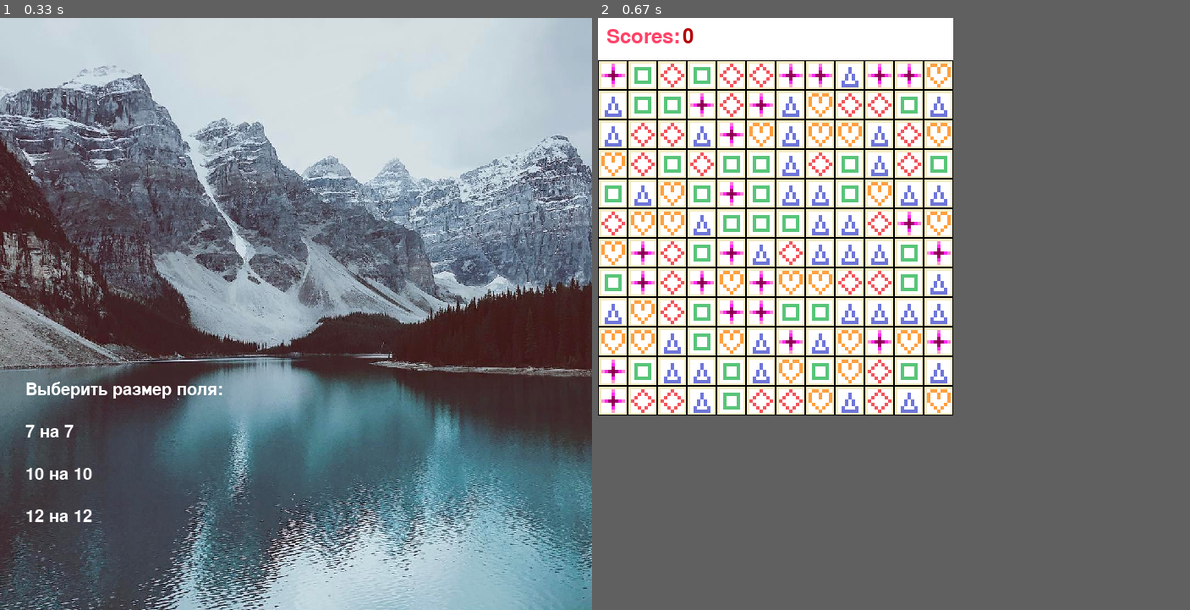
Above: before the commit, frames 1-2 (left to right).
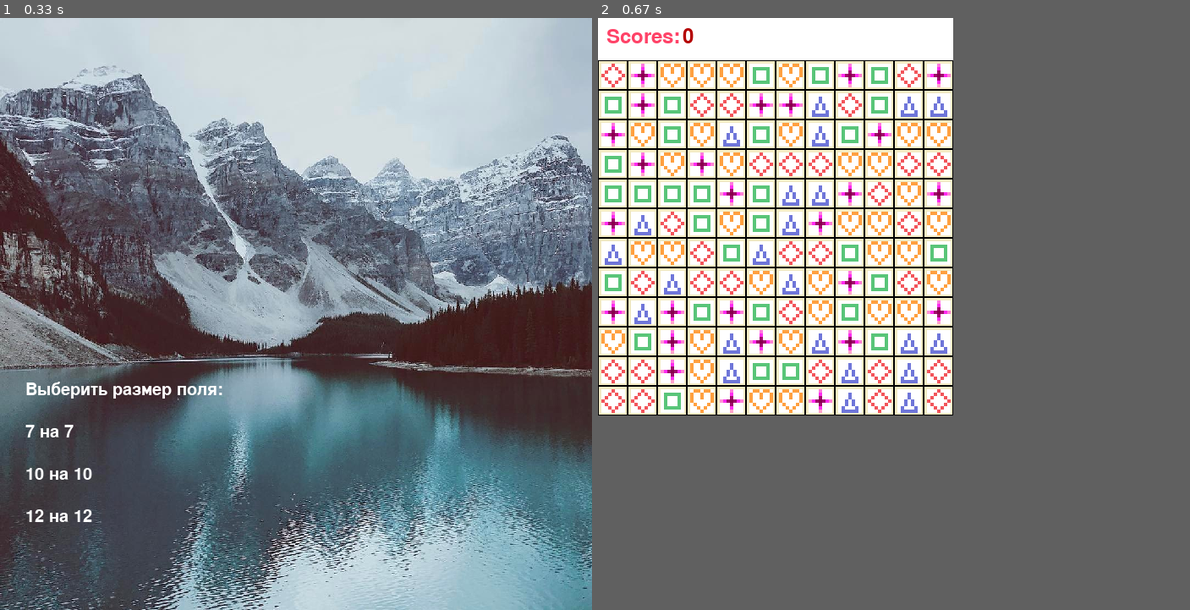
Above: after the commit, the same moments.

Repository: SergeEvdokimov/PyGame-3in_a_row
Game: pygame game, started from main.py
Two runs of this game, one before a commit and one after it. Both use one fixed random seed, a clock stepped at 60 frames per second and the inputs below.
Inputs (mouse positions are in pixels of both pictures, inside the frame that each line leads up to):
- Up to frame 1 (0.33 s): no input
- Up to frame 2 (0.67 s): click (722, 390) at 0.38 s

Frame 1 is identical in both runs. In frame 2, 9.0% of the frame differs, in the area x 0-60%, y 7-67%.

Commit message:
cell's swaping

Diff:
--- a/main.py
+++ b/main.py
@@ -1,92 +1,9 @@
 import pygame
-import os
 import sys
-from random import randint
+from load_image import load_image
+from dask import Board
 
 size = (700, 700)
-
-
-class Board:
-    def __init__(self, side, left=0, top=50):
-        self.side = side
-        self.board = [[randint(1, 5) for _ in range(side)] for _ in range(side)]
-        self.all_sprites = pygame.sprite.Group()
-        self.left = left
-        self.top = top
-        self.cell_size = 420 // side
-
-    def render(self, screen):
-        squares = []
-        for i in range(self.side):
-            for j in range(self.side):
-                sprite = pygame.sprite.Sprite(self.all_sprites)
-                sprite.image = load_image(f"{self.board[i][j]}.png", 'white')
-                sprite.image = pygame.transform.scale(sprite.image, (self.cell_size, self.cell_size))
-                sprite.rect = sprite.image.get_rect()
-                sprite.rect.x = i * self.cell_size + self.left
-                sprite.rect.y = j * self.cell_size + self.top
-                squares.append((sprite.rect.x, sprite.rect.y, self.cell_size, self.cell_size))
-        self.all_sprites.draw(screen)
-        for square in squares:
-            pygame.draw.rect(screen, 'black', square, 1)
-
-    def move(self, cell):
-        pass
-
-    def on_click(self, cell):
-        pass
-
-    def get_cell(self, mouse_pos):
-        cell_x, cell_y = (mouse_pos[0] - self.left) // self.cell_size, (mouse_pos[1] - self.top) // self.cell_size
-        if 0 <= cell_x <= self.side and 0 <= cell_y <= self.side:
-            return cell_x, cell_y
-
-    def get_click(self, mouse_pos):
-        cell = self.get_cell(mouse_pos)
-        if cell:
-            self.on_click(cell)
-
-    def del_line(self):
-        line_to_del = []
-        for x in range(self.side):
-            for y in range(self.side):
-                if 1 <= x < self.side - 1:
-                    if self.board[x - 1][y] == self.board[x][y] == self.board[x + 1][y]:
-                        line_to_del.extend([(x - 1, y), (x, y), (x + 1, y)])
-                        for x_add in range(x - 1, 0, -1):
-                            if self.board[x_add][y] == line_to_del[0]:
-                                line_to_del.append((x_add, y))
-                        for x_add in range(x + 1, self.side):
-                            if self.board[x_add][y] == line_to_del[0]:
-                                line_to_del.append((x_add, y))
-                if 1 <= y < self.side - 1:
-                    if self.board[x][y - 1] == self.board[x][y] == self.board[x][y + 1]:
-                        line_to_del.extend([(x, y - 1), (x, y), (x, y + 1)])
-                        for y_add in range(y - 1, 0, -1):
-                            if self.board[x][y_add] == line_to_del[0]:
-                                line_to_del.append((x, y_add))
-                        for y_add in range(y + 1, self.side):
-                            if self.board[x][y_add] == line_to_del[0]:
-                                line_to_del.append((x, y_add))
-        if line_to_del:
-            return set(line_to_del)
-        return
-
-
-def load_image(name, color_key=None):
-    fullname = os.path.join('data', name)
-    try:
-        image = pygame.image.load(fullname)
-    except pygame.error as message:
-        print('Не удаётся загрузить:', name)
-        raise SystemExit(message)
-    image = image.convert_alpha()
-    if color_key is not None:
-        if color_key == -1:
-            color_key = image.get_at((0, 0))
-        image.set_colorkey(color_key)
-    return image
-
 
 def intro(screen, start_background_image):
     intro_text = ["Выберить размер поля:", "7 на 7", "10 на 10", "12 на 12"]
@@ -148,13 +65,14 @@
     board.render(screen2)
     pygame.display.flip()
     running = True
+    swap_cells = 0
     print(board.del_line())
     while running:
         for event in pygame.event.get():
             if event.type == pygame.QUIT:
                 running = False
             if event.type == pygame.MOUSEBUTTONDOWN:
-                board.move(event.pos)
+                board.get_click(event.pos, screen2)
         pygame.display.flip()
     pygame.quit()
 
